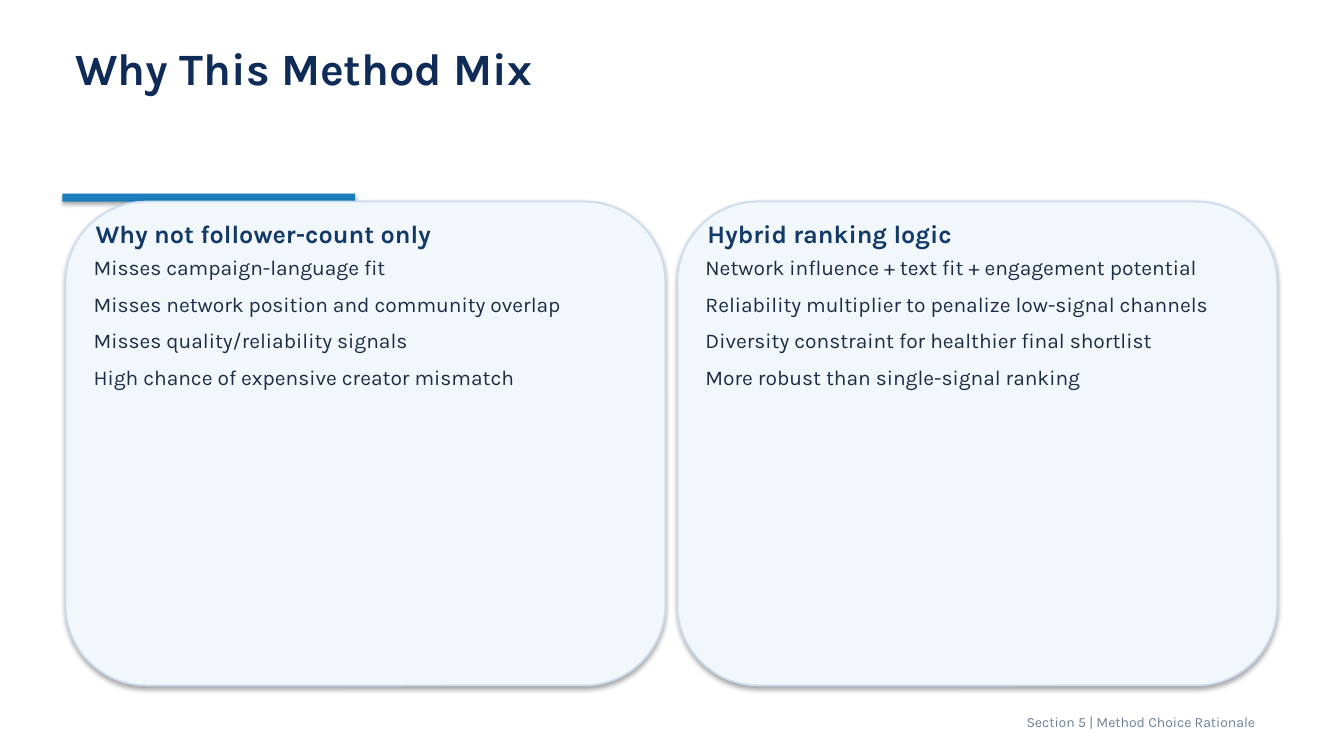
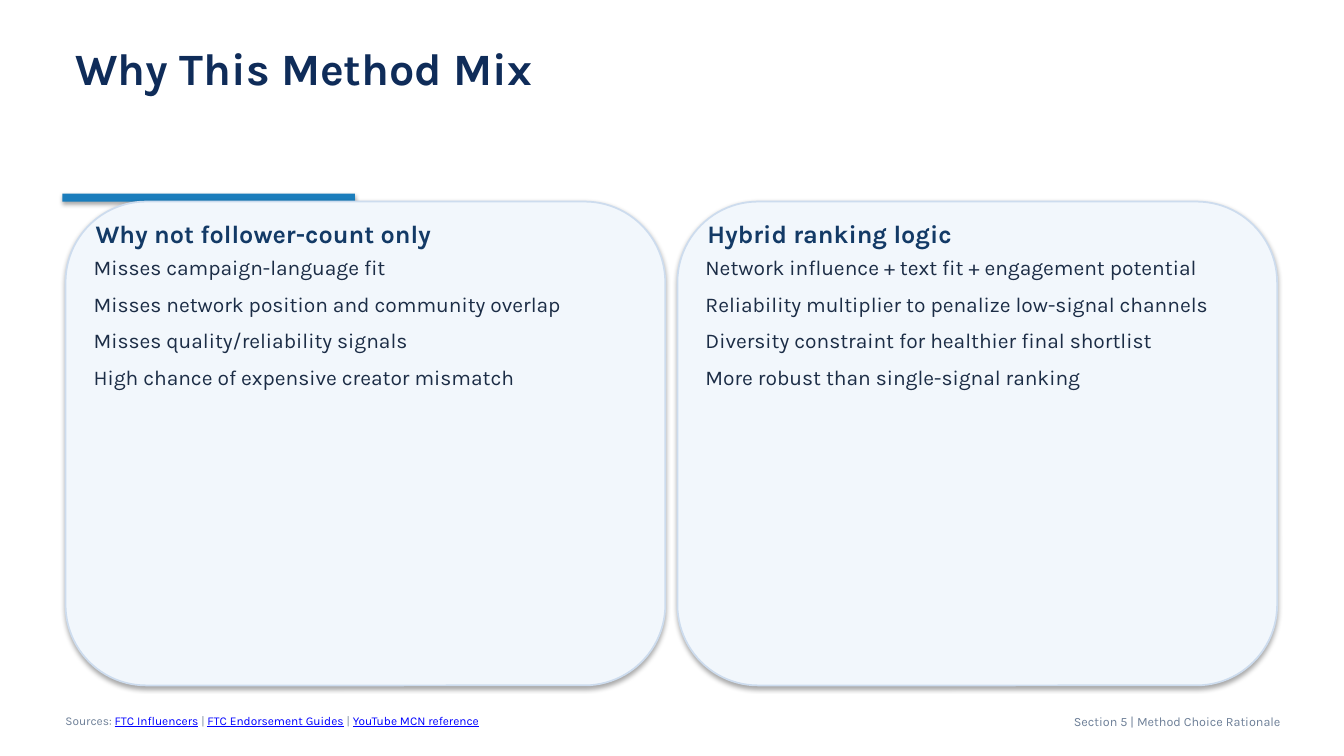
Before and after one commit to AliceEom/AI_MCN, a slide deck: slide 9 of slides/AI_MCN_Final_Presentation_EN.pptx. Drawn at 1344x756 pixels with LibreOffice and Linux fonts; fonts in the diff are those of the drawing. Boxes give left, top, right and bottom in pixels: in the first picture for what was removed or moved away, otherwise in the second. Text is boxed around its words. In the diff, an @@ line names an element or a change of style, - is before the commit and + after.

Commit message:
Expand research references and add per-slide source links

```diff
--- a/slides/AI_MCN_Final_Presentation_EN.pptx
+++ b/slides/AI_MCN_Final_Presentation_EN.pptx
@@ text added at <box>65,717,479,727</box>, 8.5 pt, text #0000FF, underline @@
+Sources: FTC Influencers | FTC Endorsement Guides | YouTube MCN reference
@@ text "Section 5 | Method Choice ...": place and size @@
-text "Section 5 | Method Choice ..." at <box>1027,717,1255,727</box>
+text "Section 5 | Method Choice ..." at <box>1074,717,1281,726</box>
@@ text "Section 5 | Method Choice ..." at <box>1074,717,1281,726</box>: size 10 to 9 pt @@
```
Also in this commit, not shown: 14 other slides changed, 2 other files.
